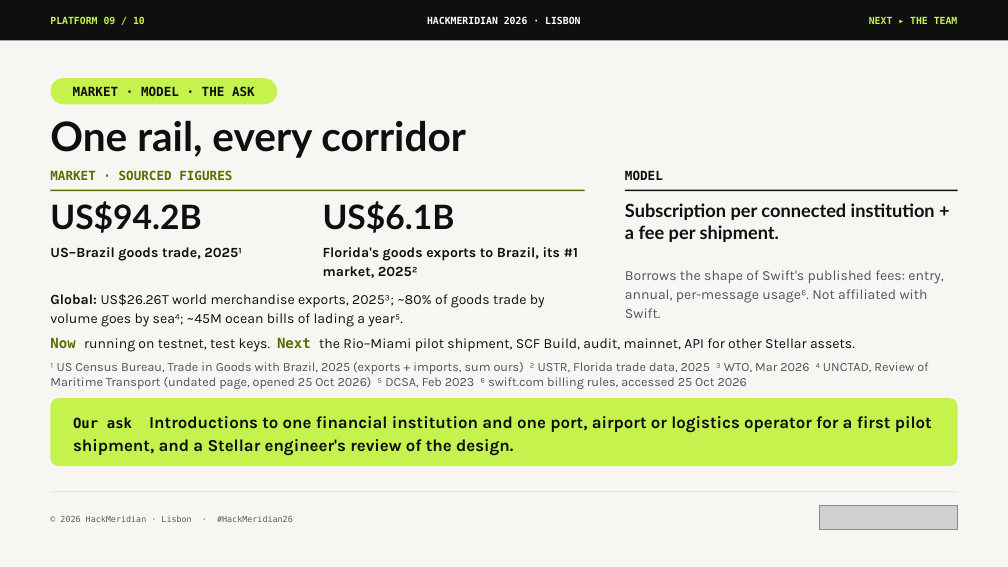
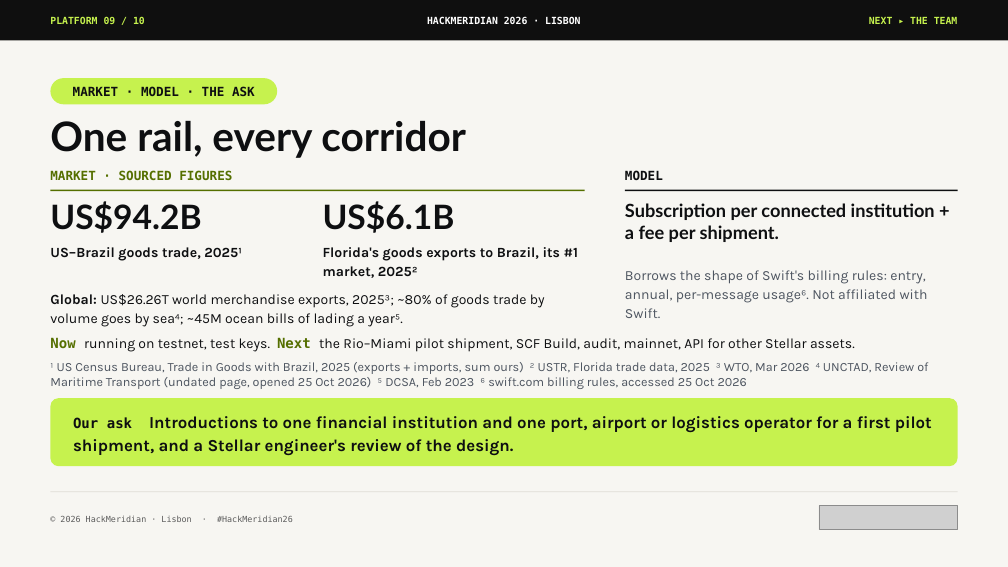
Before and after one commit to pwsaragossy/hackmeridian-cos, a slide deck: slide 9 of projects/hackmeridian-rail/deck/radox-custody-rail.pptx. Drawn at 1008x567 pixels with LibreOffice and Linux fonts; fonts in the diff are those of the drawing; grey boxes stand for pictures. Boxes give left, top, right and bottom in pixels: in the first picture for what was removed or moved away, otherwise in the second. Text is boxed around its words. In the diff, an @@ line names an element or a change of style, - is before the commit and + after.

```diff
--- a/projects/hackmeridian-rail/deck/radox-custody-rail.pptx
+++ b/projects/hackmeridian-rail/deck/radox-custody-rail.pptx
@@ text at <box>625,270,928,318</box>: text changed @@
-Borrows the shape of Swift's published fees: entry, annual, per-message usage⁶. Not affiliated with Swift.
+Borrows the shape of Swift's billing rules: entry, annual, per-message usage⁶. Not affiliated with Swift.
```
Also in this commit, not shown: 3 other slides changed, 7 other files.
